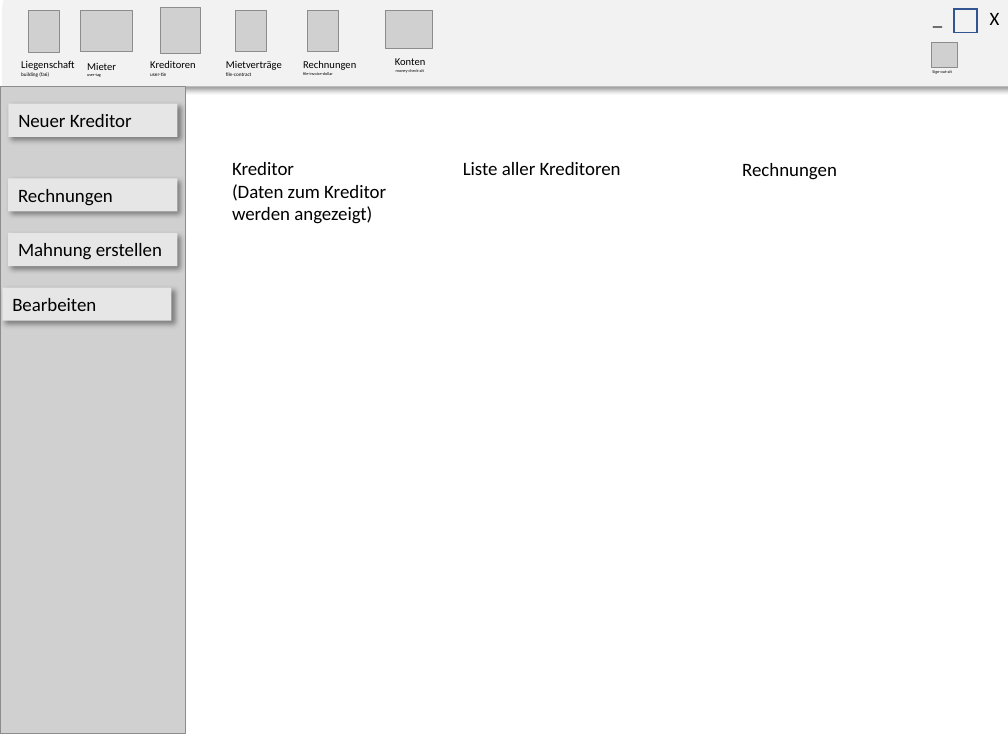
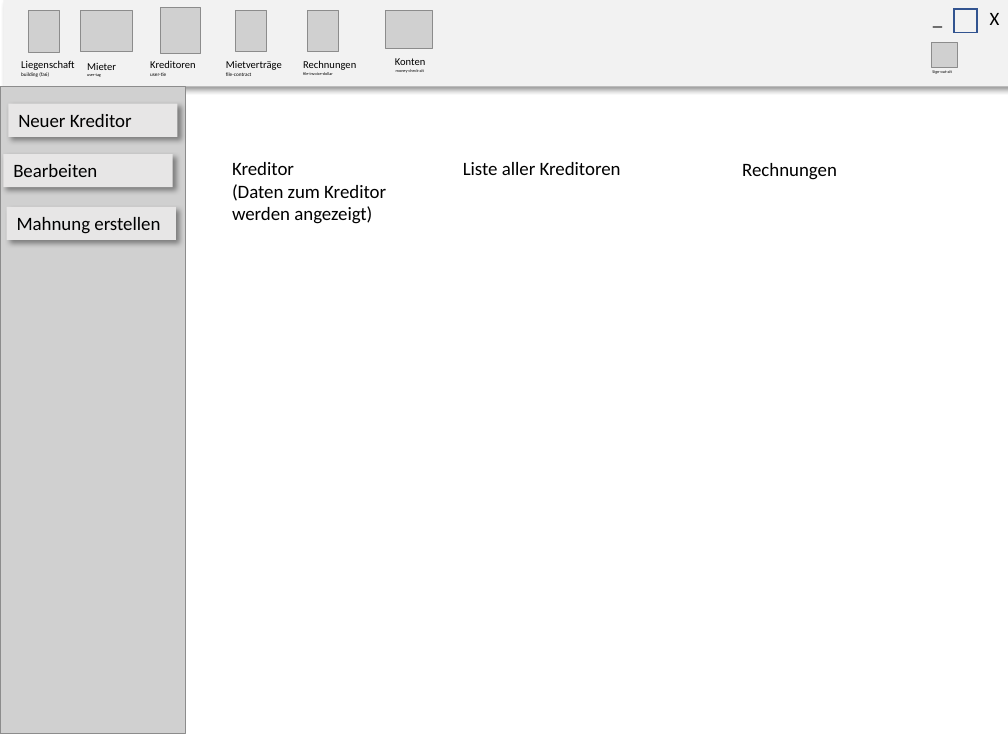
Before and after one commit to sirtheta/ImmoGlobal_Semesterarbeit, a slide deck: slide 6 of docs/GUI-Design.pptx. Drawn at 1008x756 pixels with LibreOffice and Linux fonts; fonts in the diff are those of the drawing; grey boxes stand for pictures. Boxes give left, top, right and bottom in pixels: in the first picture for what was removed or moved away, otherwise in the second. Text is boxed around its words. In the diff, an @@ line names an element or a change of style, - is before the commit and + after.

```diff
--- a/docs/GUI-Design.pptx
+++ b/docs/GUI-Design.pptx
@@ rectangle "Bearbeiten" moved from (x1=2, y1=287, x2=171, y2=321) to (x1=3, y1=154, x2=172, y2=187) @@
@@ rectangle removed at (x1=8, y1=178, x2=177, y2=212) @@
-Rechnungen
@@ rectangle "Mahnung erstellen" moved from (x1=8, y1=233, x2=177, y2=266) to (x1=7, y1=207, x2=176, y2=240) @@
```
Also in this commit, not shown: 7 other slides changed, 1 slide added, 42 other files.
